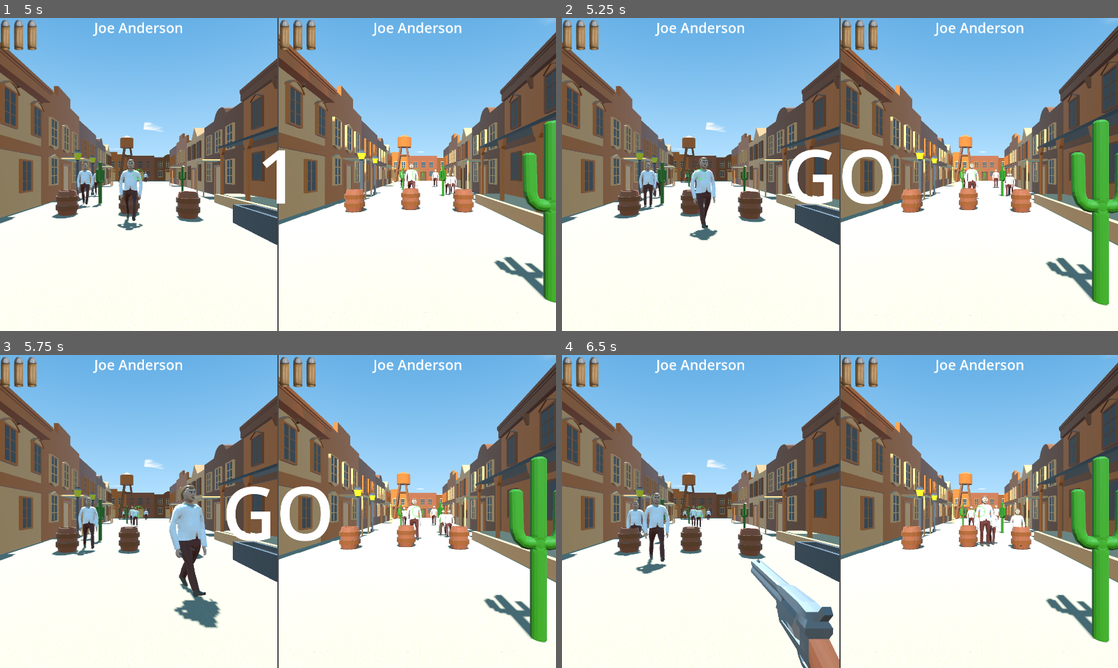
Above: before the commit, frames 1-4 (two rows, left to right).
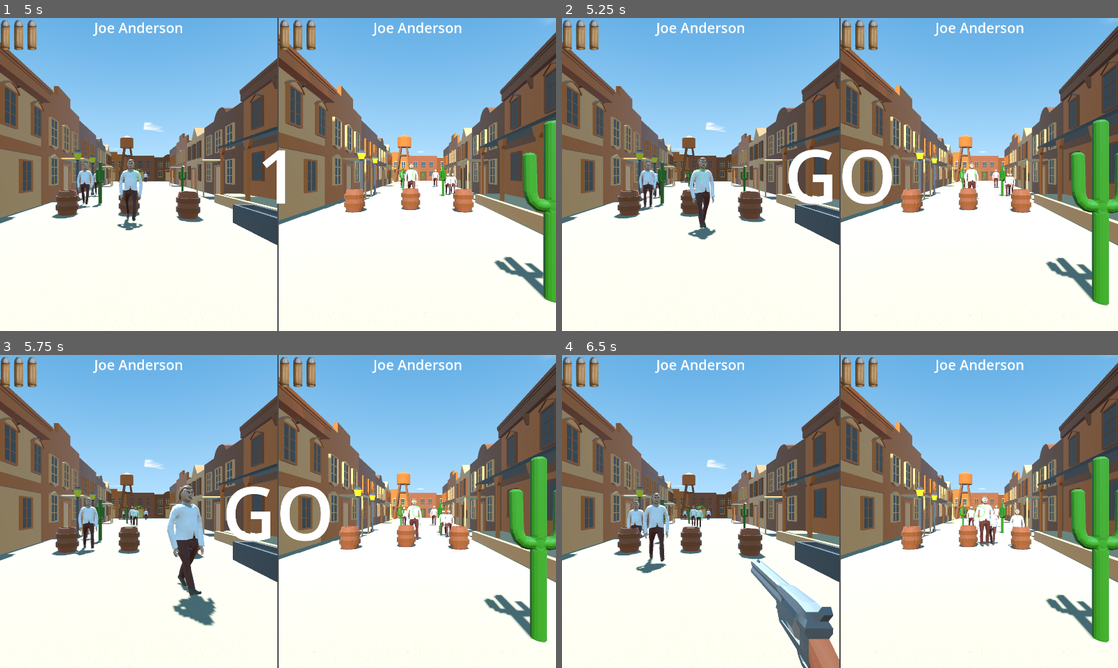
Above: after the commit, the same moments.

Repository: Gr0minet/game-jam-joe-or-joe
Game: Godot game, scene res://menu/main_menu.tscn
Same seed, same stepped clock (60 frames per second), same inputs: the game is played once before the commit and once after it. Sound files missing from this copy of the repository are replaced by a short silence.
Inputs (mouse positions are in pixels of both pictures, inside the frame that each line leads up to):
- Up to frame 1 (5 s): click (200, 80) at 0.5 s; click (200, 80) at 1.25 s; tap Enter (ui_accept) at 2, 2.27, 2.75, 3.02, 3.5, 4.52 s; move the mouse to (305, 174) at 2.02 s; hold Right mouse button (degaine) 2.03-2.78 s; hold W (forward) from 2.03 s (still down); move the mouse to (250, 174) at 2.77 s; click (250, 174) at 2.85 s; move the mouse to (289, 168) at 3.52 s; tap 1 at 3.6 s; move the mouse to (272, 180) at 4.27 s; tap 2 at 4.35 s
- Up to frame 2 (5.25 s): keep holding W (forward); tap Enter (ui_accept) at 5 s; move the mouse to (878, 177) at 5.02 s; tap N at 5.1 s
- Up to frame 3 (5.75 s): keep holding W (forward); tap Enter (ui_accept) at 5.27 s; tap R (reload) at 5.65 s
- Up to frame 4 (6.5 s): keep holding W (forward); move the mouse to (795, 508) at 5.77 s; right-click (795, 508) at 5.85 s; tap Enter (ui_accept) at 6.02 s

Frame 1 is identical in both runs. In frame 2, 0.4% of the frame differs, in the area x 13-82%, y 44-72%; in frame 3, 1.1%, in the area x 13-82%, y 41-88%; in frame 4, 0.4%.

Commit message:
Pas fini en fait

Diff:
--- a/game.gd
+++ b/game.gd
@@ -32,7 +32,6 @@
 
 	_players[0].died.connect(_on_player_died)
 	_players[1].died.connect(_on_player_died)
-	_start_countdown.call_deferred()
 
 
 func _initialize_split_screen() -> void:
@@ -43,6 +42,7 @@
 		_players[i].reparent(_sub_viewports[i])
 	_spawn_initial_pnj()
 	_setup_initial_pnj_position()
+	_start_countdown()
 
 
 func _initialize_online() -> void:
@@ -56,13 +56,11 @@
 	Lobby.player_disconnected.connect(_on_player_disconnected)
 	_players[0].initialize()
 	_players[1].initialize()
-
-	if not multiplayer.is_server():
-		return
-
 	if multiplayer.is_server():
 		_spawn_initial_pnj()
 		_setup_initial_pnj_position()
+
+	_start_countdown()
 
 
 func _start_countdown() -> void:
